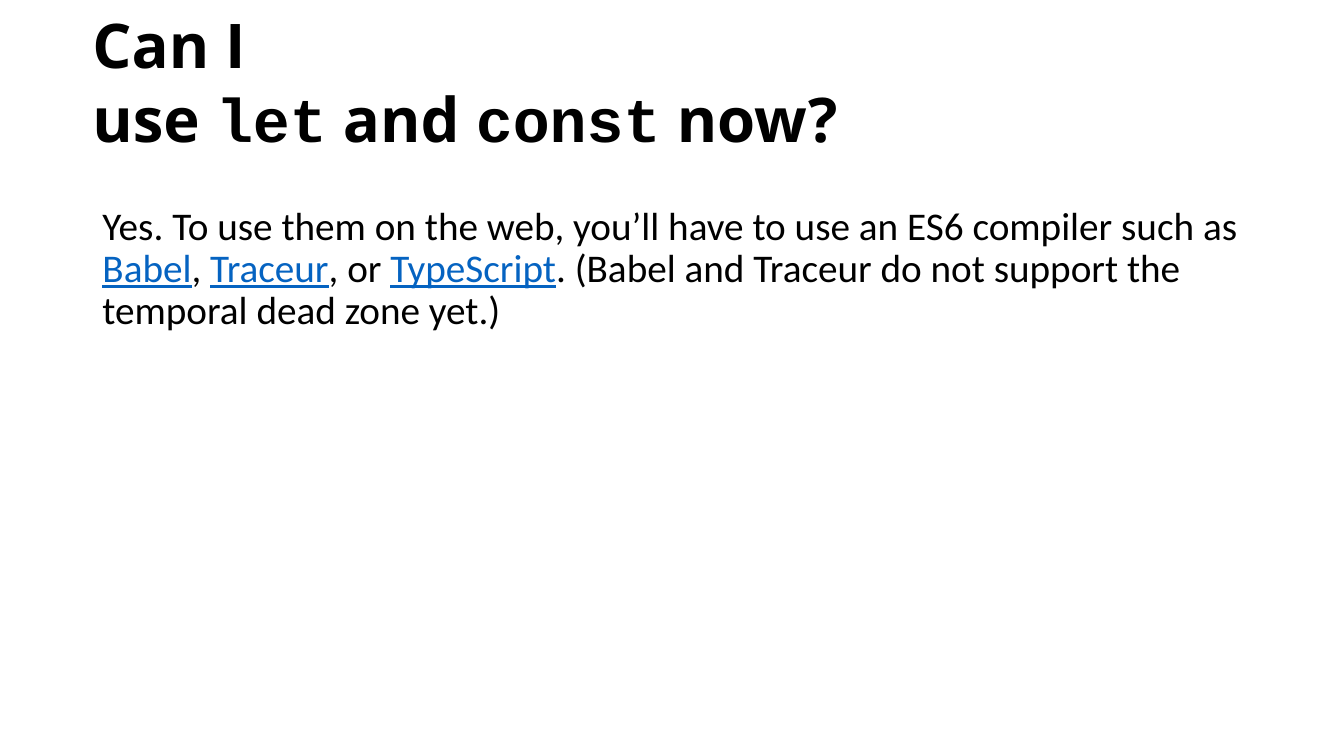
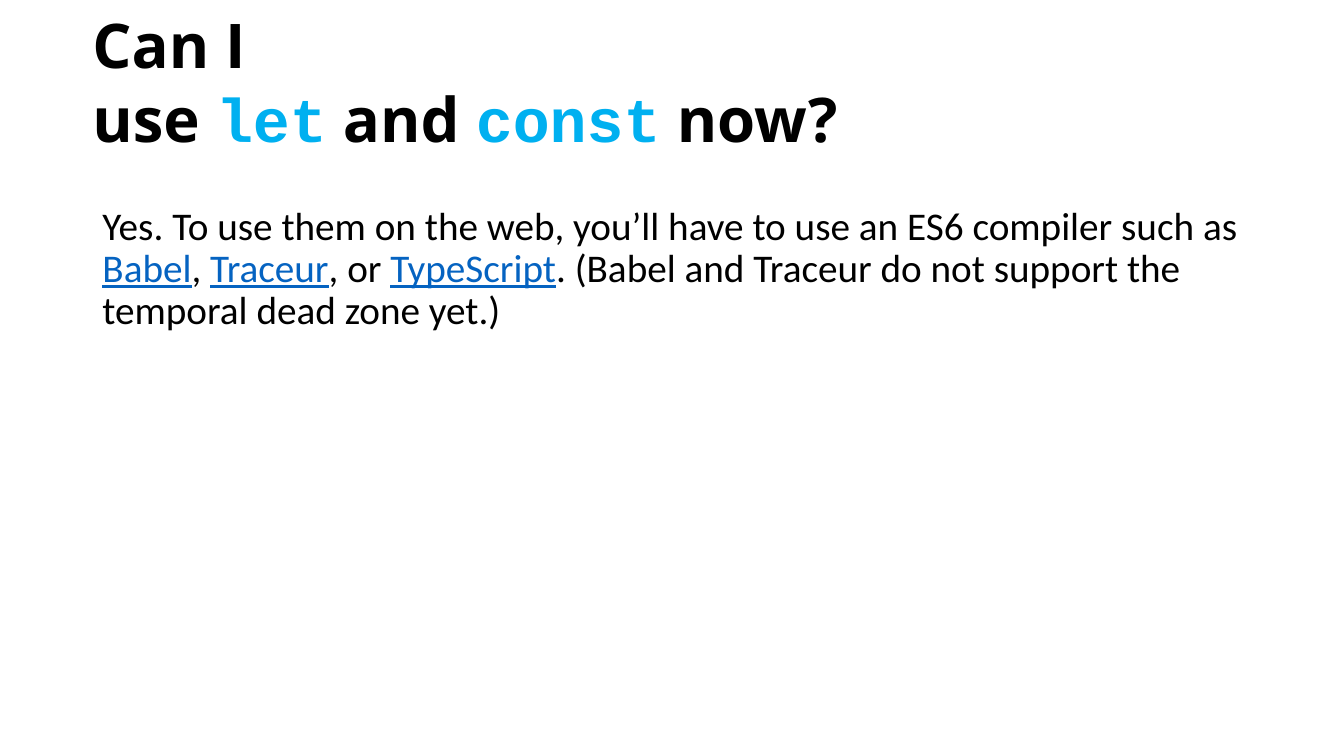
Before and after one commit to dzmitry-varabei/front-end-course, a slide deck: slide 22 of lecture-x-es6/let_and_const.pptx. Drawn at 1344x756 pixels with LibreOffice and Linux fonts; fonts in the diff are those of the drawing. Boxes give left, top, right and bottom in pixels: in the first picture for what was removed or moved away, otherwise in the second. Text is boxed around its words. In the diff, an @@ line names an element or a change of style, - is before the commit and + after.

```diff
--- a/lecture-x-es6/let_and_const.pptx
+++ b/lecture-x-es6/let_and_const.pptx
@@ title "Can I use let and ..." at (92,23,838,143): text colour #000000 to #00B0F0 in "let const" @@
```
Also in this commit, not shown: 3 other slides changed, 1 other file.
